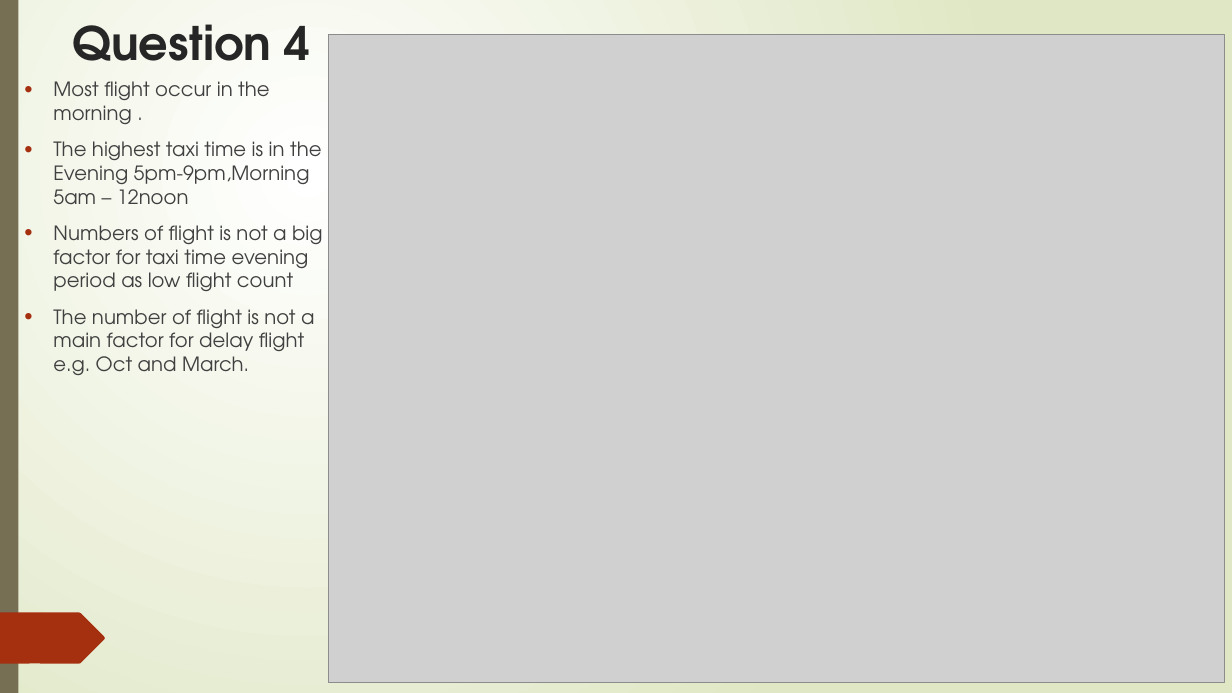
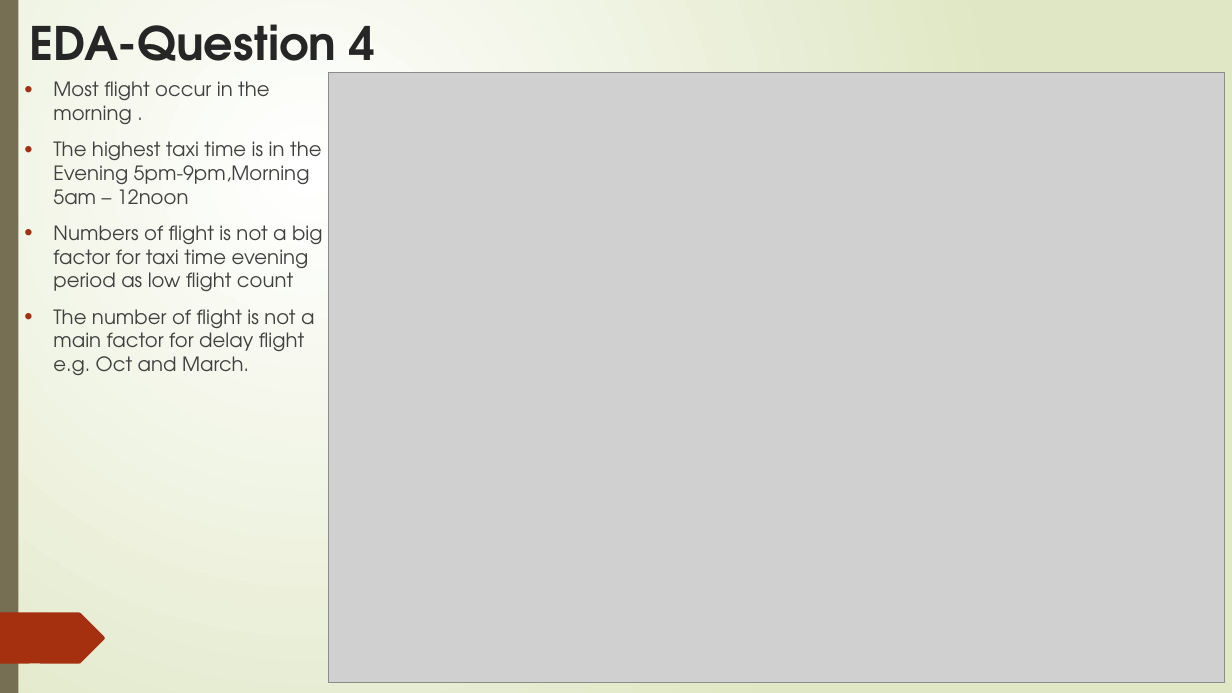
Before and after one commit to rwadisaputro/lhl_midterm_project, a slide deck: slide 4 of Project1-5.pptx. Drawn at 1232x693 pixels with LibreOffice and Linux fonts; fonts in the diff are those of the drawing; grey boxes stand for pictures. Boxes give left, top, right and bottom in pixels: in the first picture for what was removed or moved away, otherwise in the second. Text is boxed around its words. In the diff, an @@ line names an element or a change of style, - is before the commit and + after.

```diff
--- a/Project1-5.pptx
+++ b/Project1-5.pptx
@@ text at <box>30,24,375,80</box>: text changed @@
-Question 4
+EDA-Question 4
@@ picture: place and size @@
-picture at <box>329,35,1225,683</box>
+picture at <box>329,72,1225,683</box>
```
Also in this commit, not shown: 7 other slides changed.
